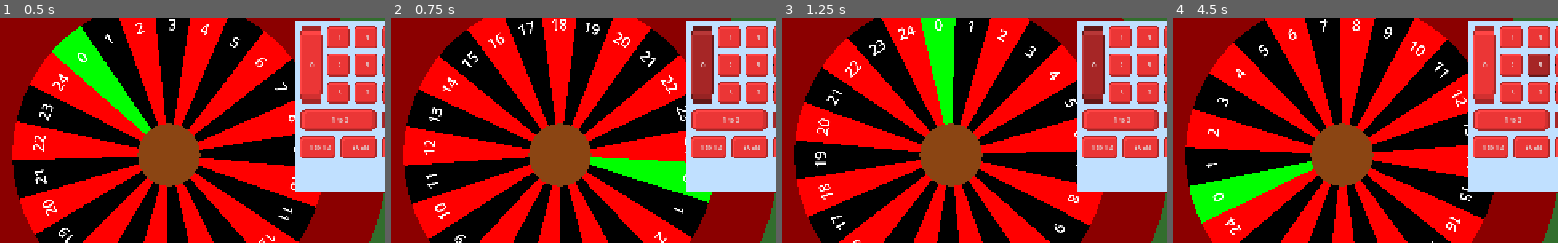
Above: before the commit, frames 1-4 (left to right).
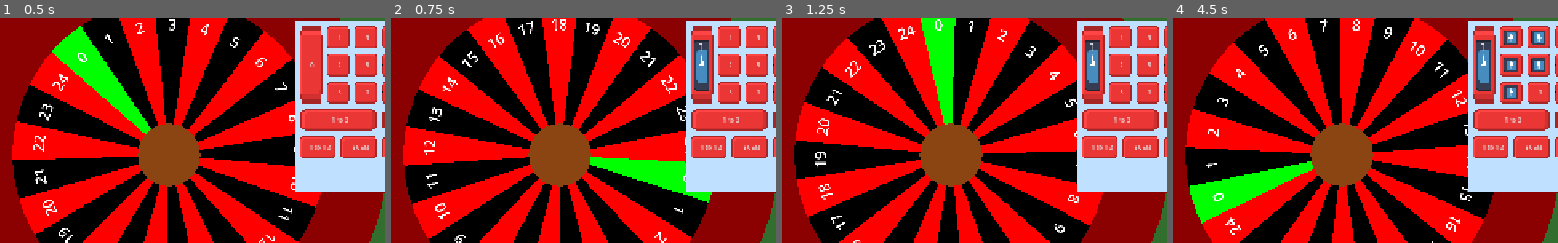
Above: after the commit, the same moments.

Repository: DuneRanger/Very-Serious-GameJam-2026
Game: Godot game, scene res://scenes/game/game_scene/game_scene.tscn
The game is run twice, just before and just after one commit, with the same random seed, the same clock (stepped at 60 frames per second) and the same inputs. The engine's default icon, where the game draws it, is replaced by a stand-in: a white triangle on a blue panel in a dark square.
Inputs:
- Up to frame 1 (0.5 s): no input
- Up to frame 2 (0.75 s): click "0" at 0.5 s
- Up to frame 3 (1.25 s): no input
- Up to frame 4 (4.5 s): click "1" at 1.25 s; click "2" at 2 s; click "3" at 2.75 s; click "4" at 3.5 s; click "5" at 4.25 s
The pictures show only the part of the screen within x 28-78%, y 20-70%; the shares and areas given below are measured in that part.

Frame 1 is identical in both runs. In frame 2, 2.0% of the frame differs, in the area x 77-84%, y 3-39%; in frame 3, 2.0%; in frame 4, 2.4%, in the area x 78-98%, y 5-36%.

Commit message:
added a label to show amount bet on each bet

Diff:
--- /dev/null
+++ b/scenes/game/game_scene/betting_system/bet_label.tscn
@@ -0,0 +1,13 @@
+[gd_scene format=3 uid="uid://r818ix60yp68"]
+
+[ext_resource type="Texture2D" uid="uid://4q335xxs2p" path="res://assets/textures/UI/icon.svg" id="1_iyrcd"]
+
+[sub_resource type="StyleBoxTexture" id="StyleBoxTexture_pboxb"]
+texture = ExtResource("1_iyrcd")
+
+[node name="BetLabel" type="RichTextLabel" unique_id=1042206528]
+offset_right = 40.0
+offset_bottom = 40.0
+theme_override_styles/normal = SubResource("StyleBoxTexture_pboxb")
+fit_content = true
+horizontal_alignment = 1
--- a/scenes/game/game_scene/betting_system/betting_system.gd
+++ b/scenes/game/game_scene/betting_system/betting_system.gd
@@ -1,10 +1,12 @@
 extends Node2D
 
 @export var bet_button_scene: PackedScene
+@export var bet_button_label: PackedScene
 @export var button_size: float
 @export var padding: float
 
 var bets = {}
+var labels = {}
 var max_num : int = 24
 var row_count : int = 3
 var col_count : int = 8
@@ -144,5 +146,15 @@
 		print("Old bet on: ", b.button_id, " is: ", old_bet)
 		var new_bet = old_bet + increment
 		bets[b.button_id] = new_bet
+
+		if new_bet > 0:
+			var lab = labels.get(b.button_id, bet_button_label.instantiate())
+			lab.text = str(new_bet)
+			lab.size = b.size * 2/3
+			lab.position = b.position + b.size * 1/6
+			add_child(lab)
+			labels[b.button_id] = lab
+
+
 		game_manager.money -= increment
 		print("Current bet on: ", b.button_id, " is: ", bets[b.button_id])
--- a/scenes/game/game_scene/betting_system/betting_system.tscn
+++ b/scenes/game/game_scene/betting_system/betting_system.tscn
@@ -2,10 +2,12 @@
 
 [ext_resource type="Script" uid="uid://dnvqostopki38" path="res://scenes/game/game_scene/betting_system/betting_system.gd" id="1_dp4ot"]
 [ext_resource type="PackedScene" uid="uid://c7y4bfu1vt5we" path="res://scenes/game/game_scene/betting_system/bet_button.tscn" id="2_gf42j"]
+[ext_resource type="PackedScene" uid="uid://r818ix60yp68" path="res://scenes/game/game_scene/betting_system/bet_label.tscn" id="3_njhud"]
 
 [node name="BettingSystem" type="Node2D" unique_id=1381945534]
 script = ExtResource("1_dp4ot")
 bet_button_scene = ExtResource("2_gf42j")
+bet_button_label = ExtResource("3_njhud")
 button_size = 36.0
 padding = 8.0
 
